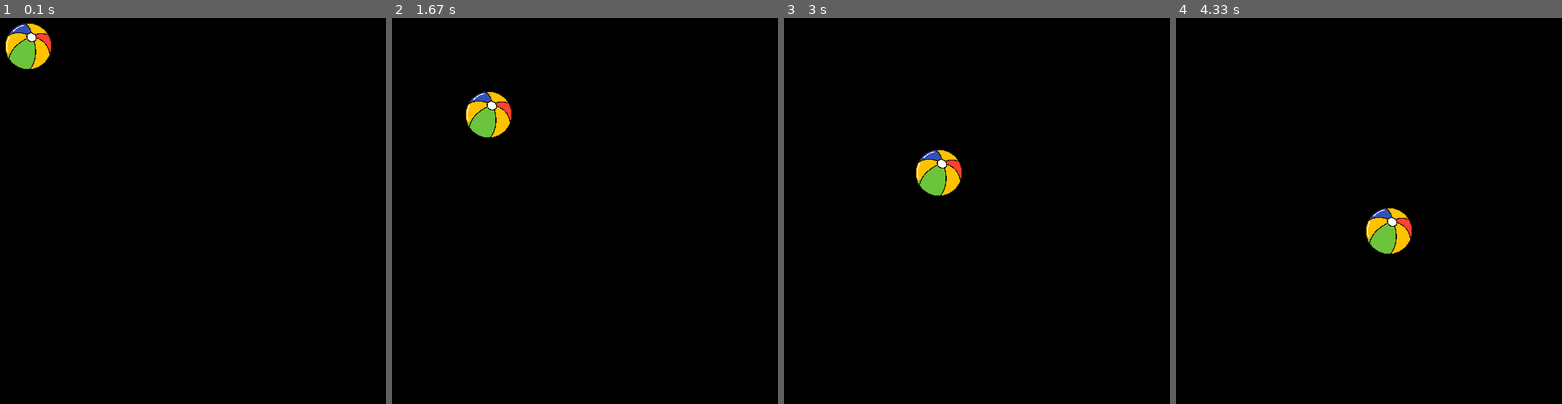
Above: before the commit, frames 1-4 (left to right).
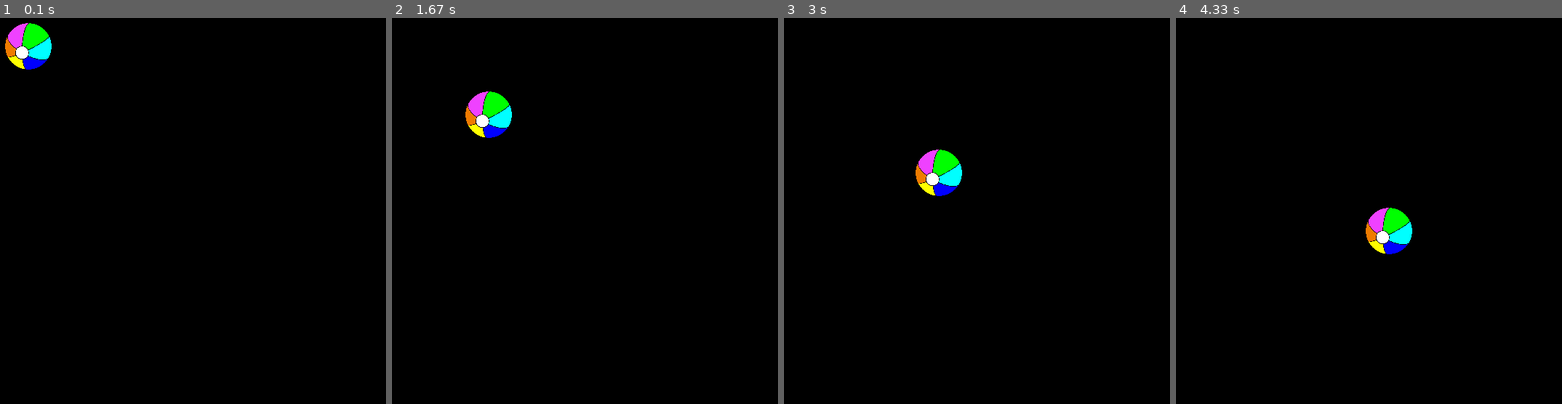
Above: after the commit, the same moments.

Repository: Jethet/python-games
Game: pygame game, started from bouncing_ball/bounceball.py
Same seed, same stepped clock (60 frames per second), same inputs: the game is played once before the commit and once after it.
Inputs:
- Up to frame 1 (0.1 s): no input
- Up to frame 2 (1.67 s): no input
- Up to frame 3 (3 s): no input
- Up to frame 4 (4.33 s): no input

The runs differ from the first frame. In frame 1, 1.2% of the frame differs, in the area x 1-14%, y 1-14%; in frame 2, 1.2%; in frame 3, 1.2%; in frame 4, 1.2%.

Commit message:
Add img and code for second bouncing ball

Diff:
--- a/bouncing_ball/bounceball.py
+++ b/bouncing_ball/bounceball.py
@@ -3,27 +3,38 @@
 pygame.init()
 
 size = width, height = 620, 540
-speed = [1.5, 1.5]
+speed1 = [1.5, 1.5]
+speed2 = [1, 1]
 black = 0, 0, 0
 
 screen = pygame.display.set_mode(size)
 
-img = pygame.image.load("ball.png")
-ball = pygame.transform.scale(img, (65, 65))
-ballrect = ball.get_rect()
+img1 = pygame.image.load("ball.png")
+img2 = pygame.image.load("ball2.png")
+ball1 = pygame.transform.scale(img1, (65, 65))
+ball2 = pygame.transform.scale(img2, (65, 65))
+ballrect1 = ball1.get_rect()
+ballrect2 = ball2.get_rect()
 
 while 1:
     for event in pygame.event.get():
         if event.type == pygame.QUIT:
             sys.exit()
 
-    ballrect = ballrect.move(speed)
+    ballrect1 = ballrect1.move(speed1)
+    ballrect2 = ballrect2.move(speed2)
 
-    if ballrect.left < 0 or ballrect.right > width:
-        speed[0] = -speed[0]
-    if ballrect.top < 0 or ballrect.bottom > height:
-        speed[1] = -speed[1]
+    if ballrect1.left < 0 or ballrect1.right > width:
+        speed1[0] = -speed1[0]
+    if ballrect1.top < 0 or ballrect1.bottom > height:
+        speed1[1] = -speed1[1]
+    if ballrect2.left < 0 or ballrect2.right > width:
+        speed2[0] = -speed2[0]
+    if ballrect2.top < 0 or ballrect2.bottom > height:
+        speed2[1] = -speed2[1]
 
     screen.fill(black)
-    screen.blit(ball, ballrect)
+    screen.blit(ball1, ballrect1)
+    screen.blit(ball2, ballrect2)
+
     pygame.display.flip()
Binary file added: bouncing_ball/ball2.png
